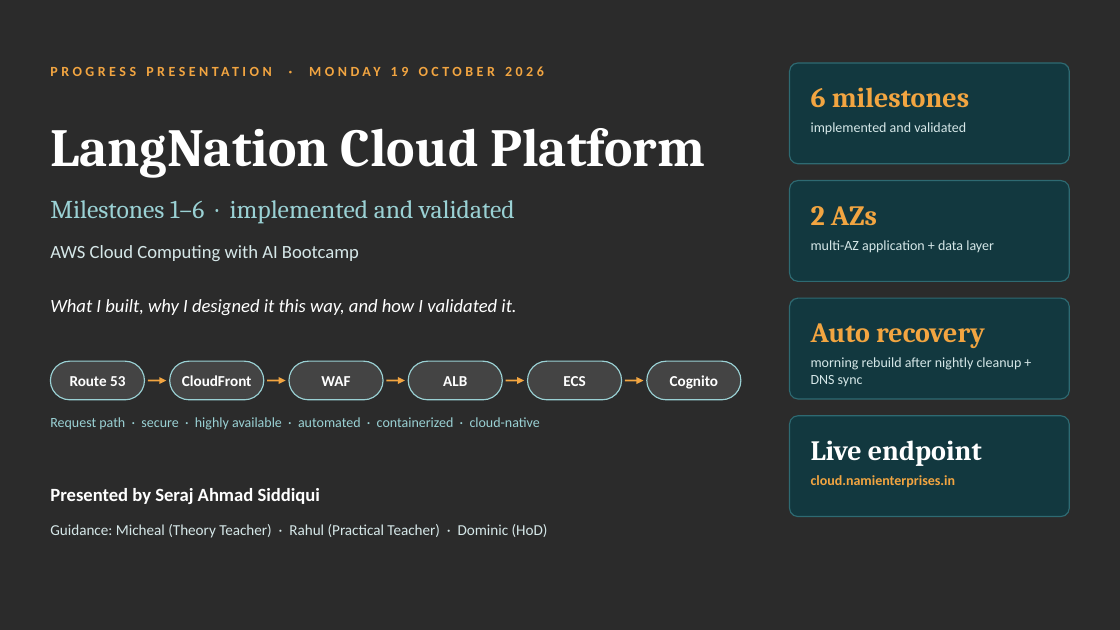
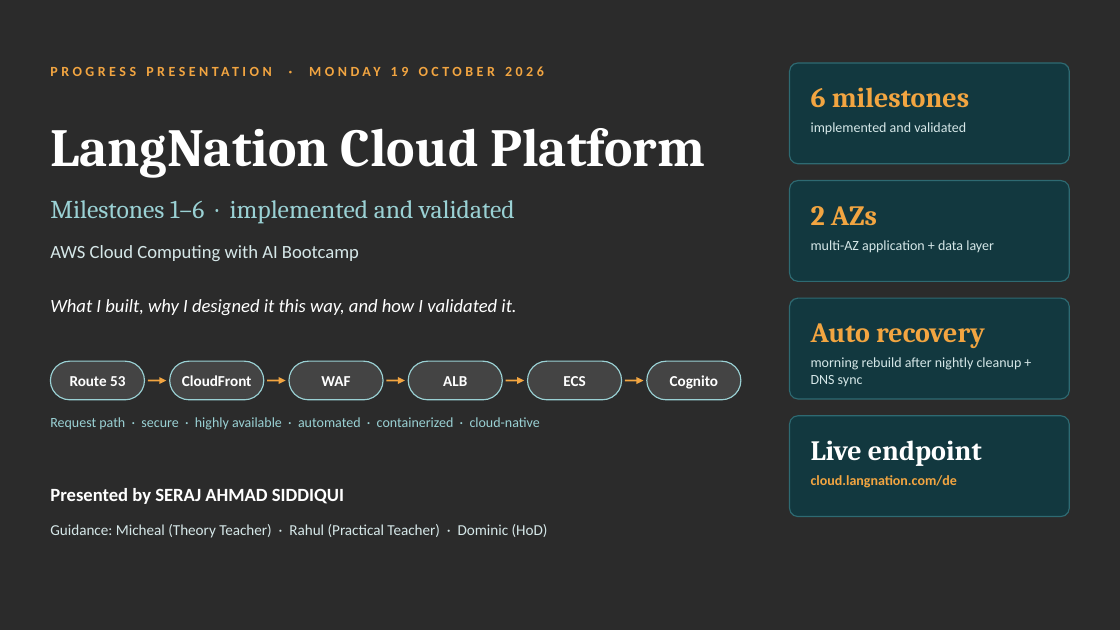
Before and after one commit to sheikhseraj/langnation-cloud-platform, a slide deck: slide 1 of docs/presentation/LangNation_M1-M6_Monday_Presentation.pptx. Drawn at 1120x630 pixels with LibreOffice and Linux fonts; fonts in the diff are those of the drawing; background and template pictures are left out; a plain dark background stands for a picture behind light text. Boxes give left, top, right and bottom in pixels: in the first picture for what was removed or moved away, otherwise in the second. Text is boxed around its words. In the diff, an @@ line names an element or a change of style, - is before the commit and + after.

```diff
--- a/docs/presentation/LangNation_M1-M6_Monday_Presentation.pptx
+++ b/docs/presentation/LangNation_M1-M6_Monday_Presentation.pptx
@@ text at [811, 475, 957, 488]: text changed @@
-cloud.namienterprises.in
+cloud.langnation.com/de
@@ text at [50, 488, 344, 504]: text changed @@
-Presented by Seraj Ahmad Siddiqui
+Presented by SERAJ AHMAD SIDDIQUI
```
Also in this commit, not shown: 10 other slides changed, 4 slides added, 1 other file.
